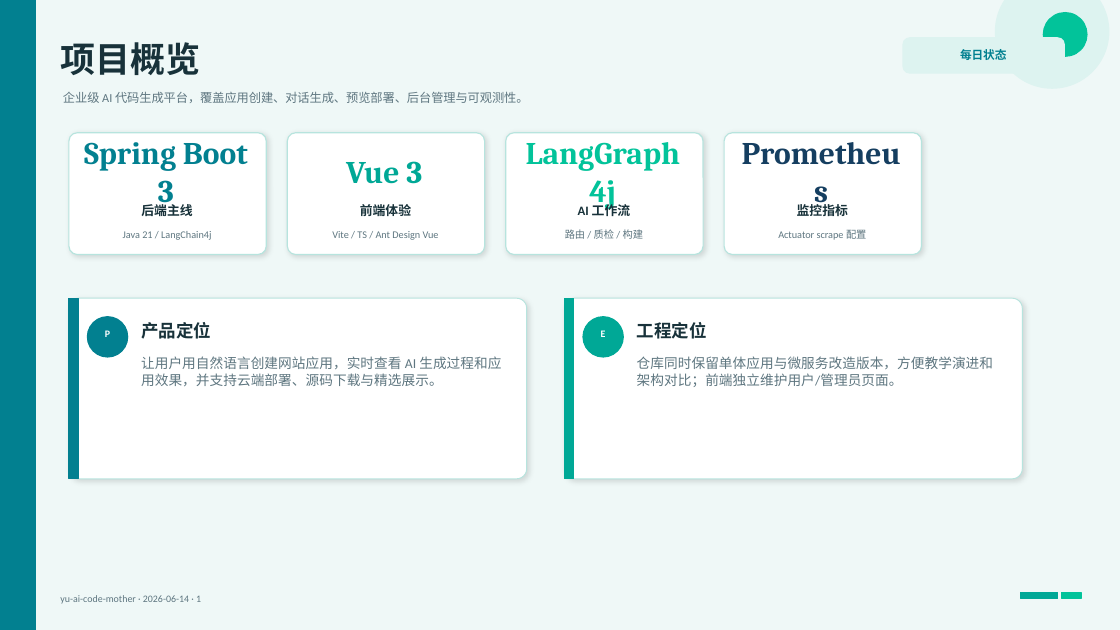
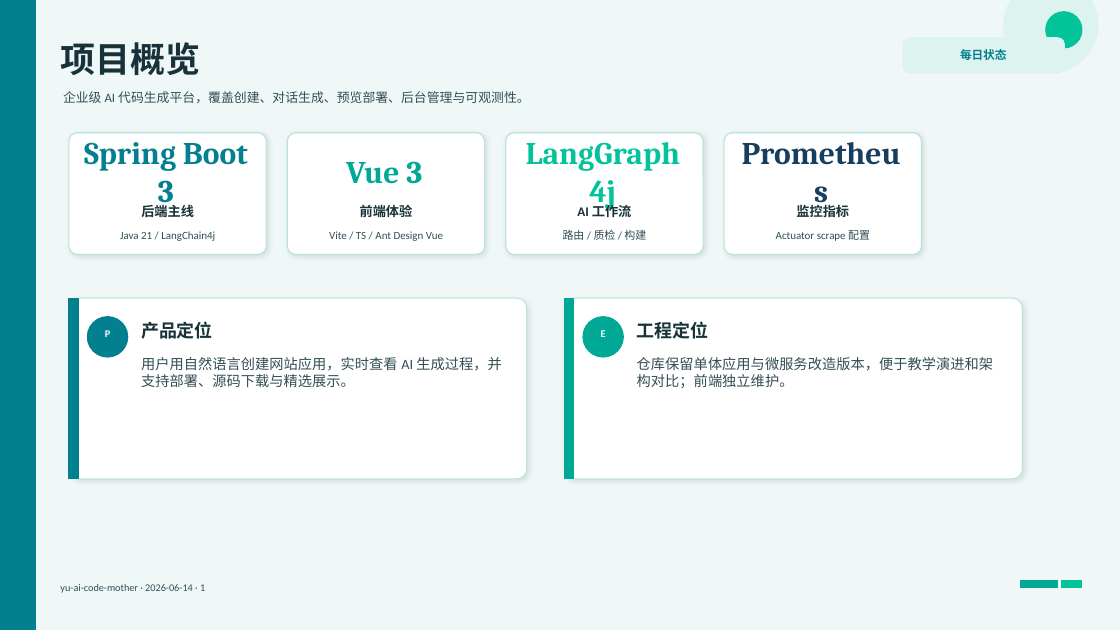
Before and after one commit to liyupi/yu-ai-code-mother, a slide deck: slide 2 of docs/reports/project-status-2026-06-14.pptx. Drawn at 1120x630 pixels with LibreOffice and Linux fonts; fonts in the diff are those of the drawing. Boxes give left, top, right and bottom in pixels: in the first picture for what was removed or moved away, otherwise in the second. Text is boxed around its words. In the diff, an @@ line names an element or a change of style, - is before the commit and + after.

```diff
--- a/docs/reports/project-status-2026-06-14.pptx
+++ b/docs/reports/project-status-2026-06-14.pptx
@@ ellipse: place and size @@
-ellipse at [996,0,1109,88]
+ellipse at [1004,0,1098,72]
@@ ellipse: place and size @@
-ellipse at [1044,13,1087,56]
+ellipse at [1046,12,1082,48]
@@ text at [63,91,530,103]: text changed; size 10.5 to 11 pt; text colour #5E7680 to #334E57 @@
-企业级 AI 代码生成平台，覆盖应用创建、对话生成、预览部署、后台管理与可观测性。
+企业级 AI 代码生成平台，覆盖创建、对话生成、预览部署、后台管理与可观测性。
@@ size 11 to 11.3 pt in 4 elements at [141,202,194,217], [360,205,413,217], [577,202,632,217], [796,205,849,217] @@
@@ size 8.8 to 9.4 pt, text colour #5E7680 to #334E57 in 4 elements at [563,230,646,240], [120,231,215,241], [329,231,443,241], [776,230,870,241] @@
@@ shadow changed in 6 elements at [69,133,266,255], [287,133,485,255], [506,133,703,255], [724,133,922,255], [69,298,527,479], [565,298,1023,479] @@
@@ text "产品定位" at [141,321,213,339]: size 15 to 15.4 pt @@
@@ text "工程定位" at [637,321,709,339]: size 15 to 15.4 pt @@
@@ text at [141,357,501,387]: text changed; size 11.7 to 12.2 pt; text colour #5E7680 to #334E57 @@
-让用户用自然语言创建网站应用，实时查看 AI 生成过程和应用效果，并支持云端部署、源码下载与精选展示。
+用户用自然语言创建网站应用，实时查看 AI 生成过程，并支持部署、源码下载与精选展示。
@@ text at [637,357,993,388]: text changed; size 11.7 to 12.2 pt; text colour #5E7680 to #334E57 @@
-仓库同时保留单体应用与微服务改造版本，方便教学演进和架构对比；前端独立维护用户/管理员页面。
+仓库保留单体应用与微服务改造版本，便于教学演进和架构对比；前端独立维护。
@@ text "yu-ai-code-mother · 2026-06-14 · 1" at [60,584,205,593]: size 8.5 to 8.8 pt, text colour #5E7680 to #334E57 @@
@@ 2 rectangles, 1 text: place and size @@
-2 rectangles, 1 text at [60,592,1081,604]
+2 rectangles, 1 text at [60,581,1081,593]
```
Also in this commit, not shown: 11 other slides changed.
